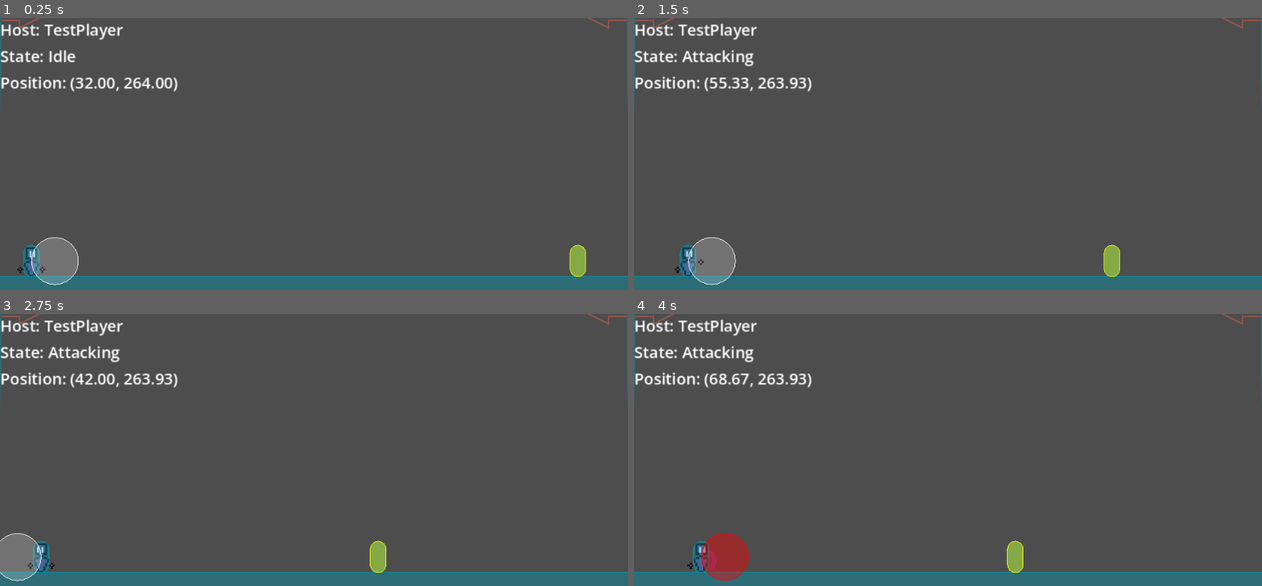
Above: before the commit, frames 1-4 (two rows, left to right).
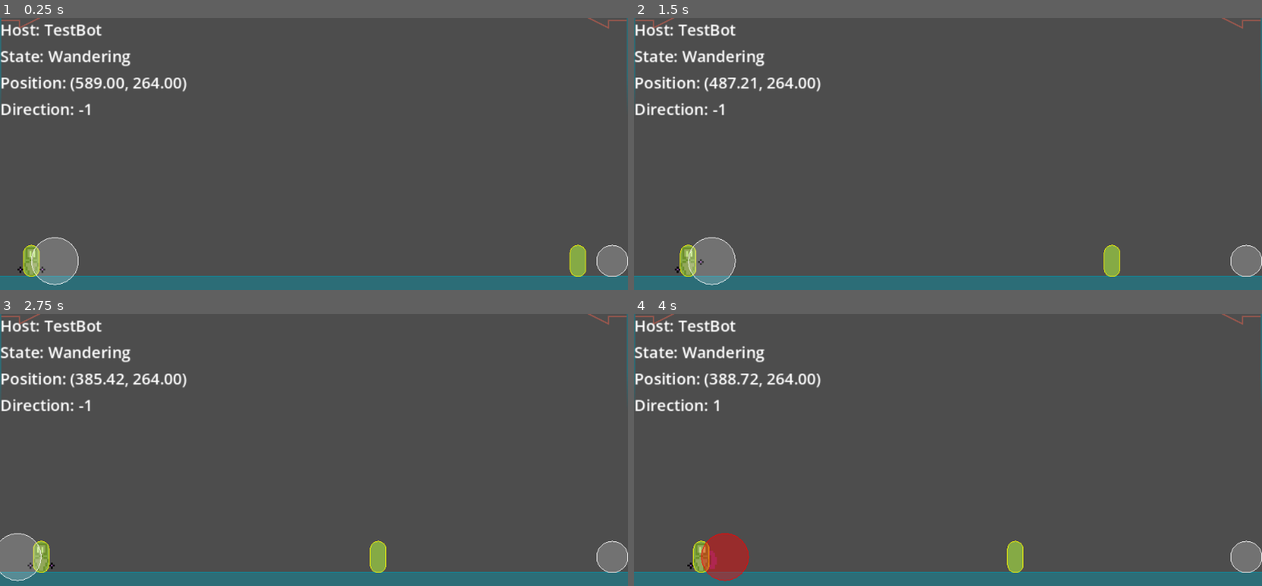
Above: after the commit, the same moments.

Repository: paruparo-dev/dreams-and-nightmares
Game: Godot game, scene res://src/core/Game.tscn
The game is run twice, just before and just after one commit, with the same random seed, the same clock (stepped at 60 frames per second) and the same inputs.
Inputs:
- Up to frame 1 (0.25 s): no input
- Up to frame 2 (1.5 s): hold D (MoveRight) from 0.53 s (still down); tap J (Attack) at 0.6, 1.35 s; tap Space (Jump) at 0.77 s
- Up to frame 3 (2.75 s): tap Space (Jump) at 1.52 s; release D (MoveRight) at 2.03 s; hold A (MoveLeft) from 2.03 s (still down); tap J (Attack) at 2.1 s
- Up to frame 4 (4 s): release A (MoveLeft) at 2.78 s; hold D (MoveRight) from 2.78 s (still down); tap J (Attack) at 2.85, 3.6 s; tap Space (Jump) at 3.02, 3.77 s

The runs differ from the first frame. In frame 1, 1.9% of the frame differs, in the area x 0-100%, y 2-96%; in frame 2, 2.0%; in frame 3, 2.0%; in frame 4, 2.0%.
Error before the commit: Invalid access to property or key 'died' on a base object of type 'null instance'. (res://src/characters/TestPlayer.gd:18)

Commit message:
feat: add attack state on TestBot node

Diff:
--- a/src/core/Game.tscn
+++ b/src/core/Game.tscn
@@ -18,6 +18,7 @@
 [ext_resource type="Script" uid="uid://b0jut5n5qk35e" path="res://src/gameplay/components/HealthComponent.gd" id="13_4as8b"]
 [ext_resource type="Script" uid="uid://dluohf10cni5h" path="res://src/gameplay/components/HurtboxComponent.gd" id="13_saqgj"]
 [ext_resource type="Script" uid="uid://d0sgt2v04ypwv" path="res://src/states/characters/TestBot/StunnedState.gd" id="14_ers3s"]
+[ext_resource type="Script" uid="uid://7u48avmke47y" path="res://src/states/characters/TestBot/AttackingState.gd" id="16_epph5"]
 
 [sub_resource type="WorldBoundaryShape2D" id="WorldBoundaryShape2D_b5xfj"]
 normal = Vector2(1, 0)
@@ -130,9 +131,42 @@
 &"Attacking": SubResource("Animation_etiq1")
 }
 
+[sub_resource type="CapsuleShape2D" id="CapsuleShape2D_2i4xv"]
+radius = 8.0
+height = 32.0
+
 [sub_resource type="CapsuleShape2D" id="CapsuleShape2D_fsvvc"]
 radius = 8.0
 height = 32.0
+
+[sub_resource type="CircleShape2D" id="CircleShape2D_b5xfj"]
+radius = 16.0
+
+[sub_resource type="Animation" id="Animation_epph5"]
+resource_name = "Attacking"
+step = 0.083333336
+tracks/0/type = "method"
+tracks/0/imported = false
+tracks/0/enabled = true
+tracks/0/path = NodePath("StateMachine/Attacking/HitboxComponent")
+tracks/0/interp = 1
+tracks/0/loop_wrap = true
+tracks/0/keys = {
+"times": PackedFloat32Array(0.25, 0.5833334),
+"transitions": PackedFloat32Array(1, 1),
+"values": [{
+"args": [],
+"method": &"enable"
+}, {
+"args": [],
+"method": &"disable"
+}]
+}
+
+[sub_resource type="AnimationLibrary" id="AnimationLibrary_22yar"]
+_data = {
+&"Attacking": SubResource("Animation_epph5")
+}
 
 [sub_resource type="CapsuleShape2D" id="CapsuleShape2D_0gu1n"]
 radius = 8.0
@@ -217,8 +251,21 @@
 shape = SubResource("CircleShape2D_fsvvc")
 debug_color = Color(1, 0, 0, 0.41960785)
 
+[node name="HealthComponent" type="Node" parent="WorldRoot/EntityRoot/TestPlayer" unique_id=206571222]
+script = ExtResource("13_4as8b")
+metadata/_custom_type_script = "uid://b0jut5n5qk35e"
+
 [node name="AnimationPlayer" type="AnimationPlayer" parent="WorldRoot/EntityRoot/TestPlayer" unique_id=472718427]
 libraries/ = SubResource("AnimationLibrary_0f264")
+
+[node name="HurtboxComponent" type="Area2D" parent="WorldRoot/EntityRoot/TestPlayer" unique_id=635885953]
+script = ExtResource("13_saqgj")
+metadata/_custom_type_script = "uid://dluohf10cni5h"
+
+[node name="CollisionShape2D" type="CollisionShape2D" parent="WorldRoot/EntityRoot/TestPlayer/HurtboxComponent" unique_id=1949535418]
+position = Vector2(0, -16)
+shape = SubResource("CapsuleShape2D_2i4xv")
+debug_color = Color(1, 1, 0, 0.41960785)
 
 [node name="TestBot" type="CharacterBody2D" parent="WorldRoot/EntityRoot" unique_id=169574993]
 position = Vector2(608, 264)
@@ -250,9 +297,28 @@
 duration = 1.0
 metadata/_custom_type_script = "uid://segyoa1x8o2p"
 
+[node name="Attacking" type="Node" parent="WorldRoot/EntityRoot/TestBot/StateMachine" unique_id=1549436923 node_paths=PackedStringArray("animation")]
+script = ExtResource("16_epph5")
+animation = NodePath("../../AnimationPlayer")
+knockback = 500.0
+metadata/_custom_type_script = "uid://segyoa1x8o2p"
+
+[node name="HitboxComponent" type="Area2D" parent="WorldRoot/EntityRoot/TestBot/StateMachine/Attacking" unique_id=1868901716]
+position = Vector2(608, 264)
+script = ExtResource("8_etiq1")
+metadata/_custom_type_script = "uid://cwvi48olyemdg"
+
+[node name="CollisionShape2D" type="CollisionShape2D" parent="WorldRoot/EntityRoot/TestBot/StateMachine/Attacking/HitboxComponent" unique_id=1999541390]
+position = Vector2(16, -16)
+shape = SubResource("CircleShape2D_b5xfj")
+debug_color = Color(1, 0, 0, 0.41960785)
+
 [node name="HealthComponent" type="Node" parent="WorldRoot/EntityRoot/TestBot" unique_id=1103450747]
 script = ExtResource("13_4as8b")
 metadata/_custom_type_script = "uid://b0jut5n5qk35e"
+
+[node name="AnimationPlayer" type="AnimationPlayer" parent="WorldRoot/EntityRoot/TestBot" unique_id=282561390]
+libraries/ = SubResource("AnimationLibrary_22yar")
 
 [node name="HurtboxComponent" type="Area2D" parent="WorldRoot/EntityRoot/TestBot" unique_id=1162699577]
 script = ExtResource("13_saqgj")
@@ -278,7 +344,7 @@
 offset_right = 40.0
 offset_bottom = 40.0
 script = ExtResource("5_ng5f3")
-host = NodePath("../../../WorldRoot/EntityRoot/TestPlayer")
+host = NodePath("../../../WorldRoot/EntityRoot/TestBot")
 
 [node name="HostLabel" type="Label" parent="DebugLayer/DebugRoot/DataDisplay" unique_id=472100485]
 layout_mode = 2
@@ -291,3 +357,7 @@
 [node name="PositionLabel" type="Label" parent="DebugLayer/DebugRoot/DataDisplay" unique_id=1717918357]
 layout_mode = 2
 text = "Position"
+
+[node name="DirectionLabel" type="Label" parent="DebugLayer/DebugRoot/DataDisplay" unique_id=329698966]
+layout_mode = 2
+text = "Direction"
